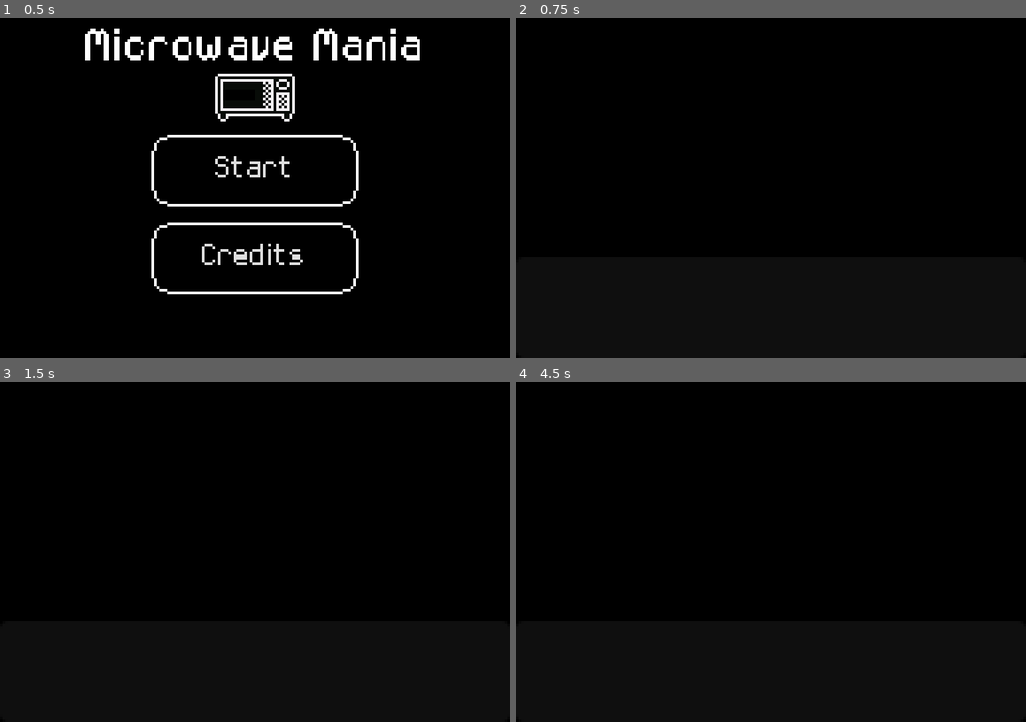
Above: before the commit, frames 1-4 (two rows, left to right).
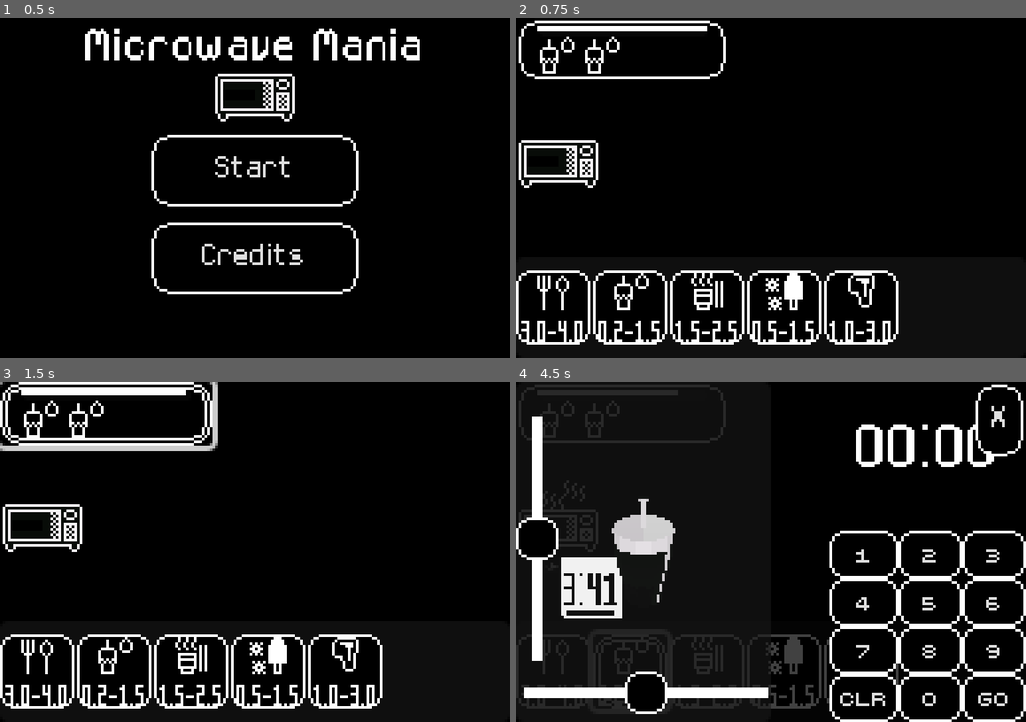
Above: after the commit, the same moments.

Repository: SpntKbrg/microwave-game
Game: Godot game, scene res://scenes/release/main_menu.tscn
Two runs of this game, one before a commit and one after it. Both use one fixed random seed, a clock stepped at 60 frames per second and the inputs below.
Inputs (mouse positions are in pixels of both pictures, inside the frame that each line leads up to):
- Up to frame 1 (0.5 s): no input
- Up to frame 2 (0.75 s): click "Start" at 0.5 s
- Up to frame 3 (1.5 s): click (107, 412) at 1.27 s
- Up to frame 4 (4.5 s): click (556, 511) at 2.02 s; click (551, 671) at 2.77 s; click (995, 698) at 3.5 s, where only the run after the commit has a clickable "GO"; click (628, 671) at 4.27 s

Frame 1 is identical in both runs. In frame 2, 6.9% of the frame differs, in the area x 0-75%, y 0-97%; in frame 3, 8.5%; in frame 4, 17%, in the area x 0-100%, y 0-100%.
Error before the commit: Parse Error: Could not parse global class "MicrowaveToggle" from "res://scripts/game/microwave_toggle.gd". (res://scripts/game/scene/game_system.gd:65)

Commit message:
Fix merge conflicts.

Diff:
--- a/scenes/release/real_game_scene.tscn
+++ b/scenes/release/real_game_scene.tscn
@@ -89,6 +89,9 @@
 
 [node name="GameSystem" type="Node" parent="." node_paths=PackedStringArray("customer_system", "item_factory", "microwave_inspect", "input_state_handler", "item_shelf_spawner", "microwave_spawner", "__customer_data_holder", "__customer_button_container", "__microwave_container")]
 script = ExtResource("7_e1xsh")
+__customer_node_template = ExtResource("8_e38y6")
+__customer_button_template = ExtResource("6_hshn4")
+__item_resources = Array[ExtResource("8_xwxs8")]([ExtResource("10_5rj2t"), ExtResource("13_ofqx1"), ExtResource("12_g4s6n"), ExtResource("11_ietqi"), ExtResource("9_37101")])
 customer_system = NodePath("CustomerSystem")
 item_factory = NodePath("ItemFactory")
 microwave_inspect = NodePath("../MicrowaveInspect")
@@ -98,9 +101,6 @@
 __customer_data_holder = NodePath("CustomerList")
 __customer_button_container = NodePath("../CustomerRow/CustomerButtonContainer")
 __microwave_container = NodePath("../MicrowaveRow/MicrowaveContainer")
-__customer_node_template = ExtResource("8_e38y6")
-__customer_button_template = ExtResource("6_hshn4")
-__item_resources = Array[ExtResource("8_xwxs8")]([ExtResource("10_5rj2t"), ExtResource("13_ofqx1"), ExtResource("12_g4s6n"), ExtResource("11_ietqi"), ExtResource("9_37101")])
 
 [node name="ItemFactory" parent="GameSystem" instance=ExtResource("14_h88xt")]
 
--- a/scripts/game/microwave_toggle.gd
+++ b/scripts/game/microwave_toggle.gd
@@ -1,6 +1,5 @@
 class_name MicrowaveToggle
 extends TextureButton
-class_name  MicrowaveToggle
 
 
 @export var microwave_timer: Timer
